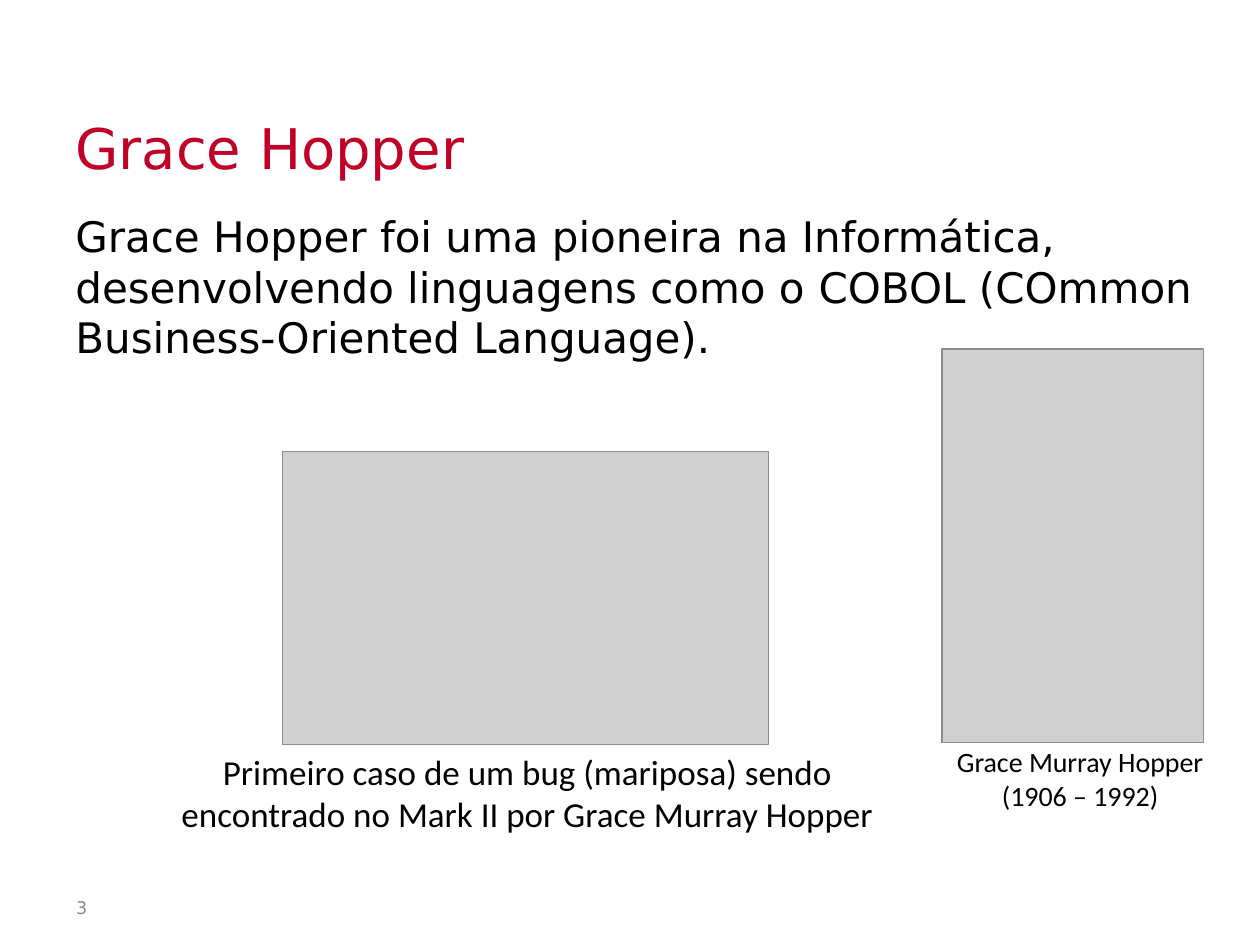
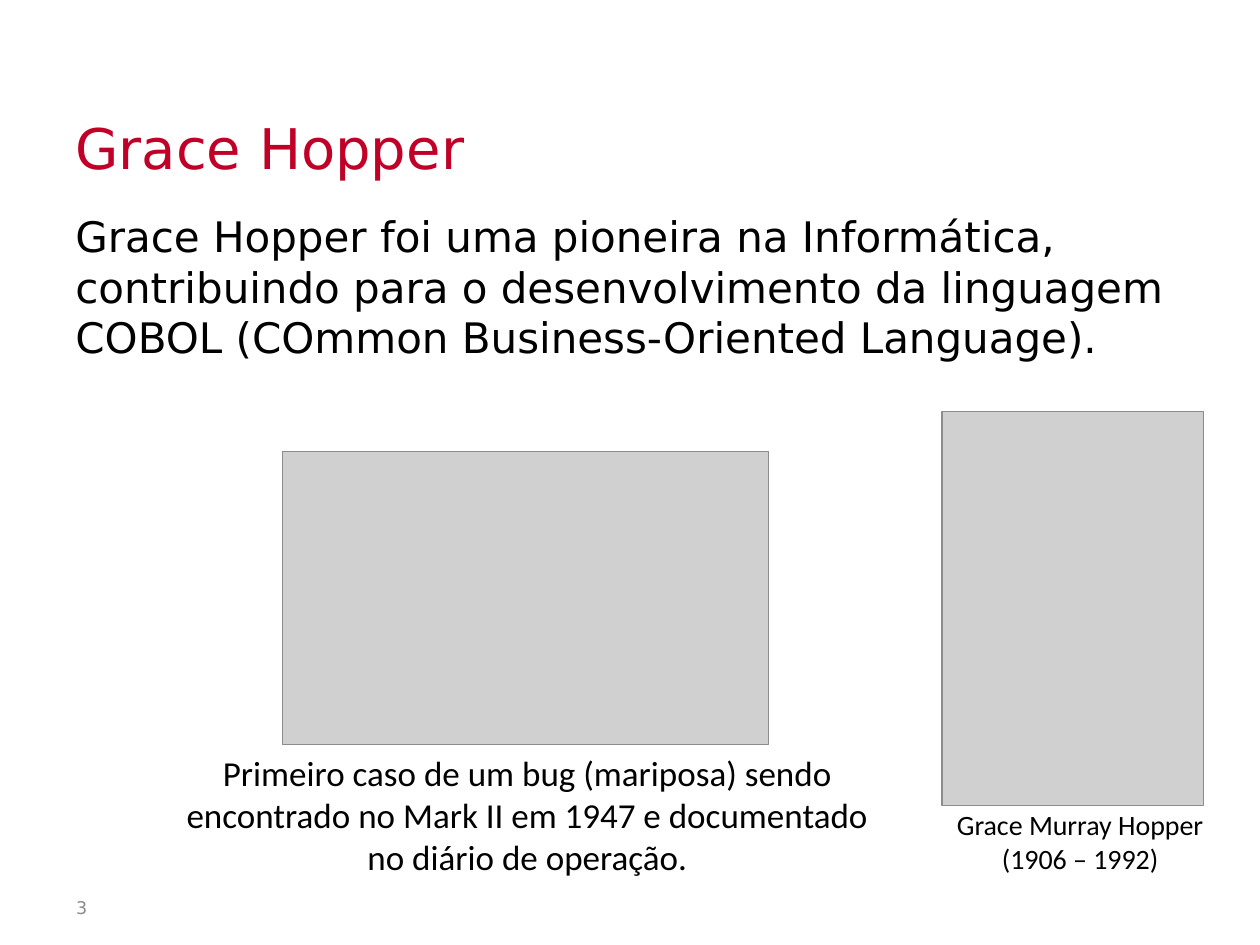
Before and after one commit to Insper/bits-e-proc, a slide deck: slide 3 of docs-src/slides/conteudoAssembler.pptx. Drawn at 1260x945 pixels with LibreOffice and Linux fonts; fonts in the diff are those of the drawing; grey boxes stand for pictures; background and template pictures are left out. Boxes give left, top, right and bottom in pixels: in the first picture for what was removed or moved away, otherwise in the second. Text is boxed around its words. In the diff, an @@ line names an element or a change of style, - is before the commit and + after.

```diff
--- a/docs-src/slides/conteudoAssembler.pptx
+++ b/docs-src/slides/conteudoAssembler.pptx
@@ text at [75,218,1163,362]: text changed @@
-Grace Hopper foi uma pioneira na Informática, desenvolvendo linguagens como o COBOL (COmmon Business-Oriented Language).
+Grace Hopper foi uma pioneira na Informática, contribuindo para o desenvolvimento da linguagem COBOL (COmmon Business-Oriented Language).
@@ picture: place and size @@
-picture at [942,349,1205,743]
+picture at [942,412,1205,806]
@@ text at [187,760,868,876]: text changed @@
-Primeiro caso de um bug (mariposa) sendo encontrado no Mark II por Grace Murray Hopper
+Primeiro caso de um bug (mariposa) sendo encontrado no Mark II em 1947 e documentado no diário de operação.
@@ text "Grace Murray Hopper": place and size @@
-text "Grace Murray Hopper" at [957,754,1203,810]
+text "Grace Murray Hopper" at [957,817,1203,873]
```
Also in this commit, not shown: 14 other slides changed, 2 other files.
